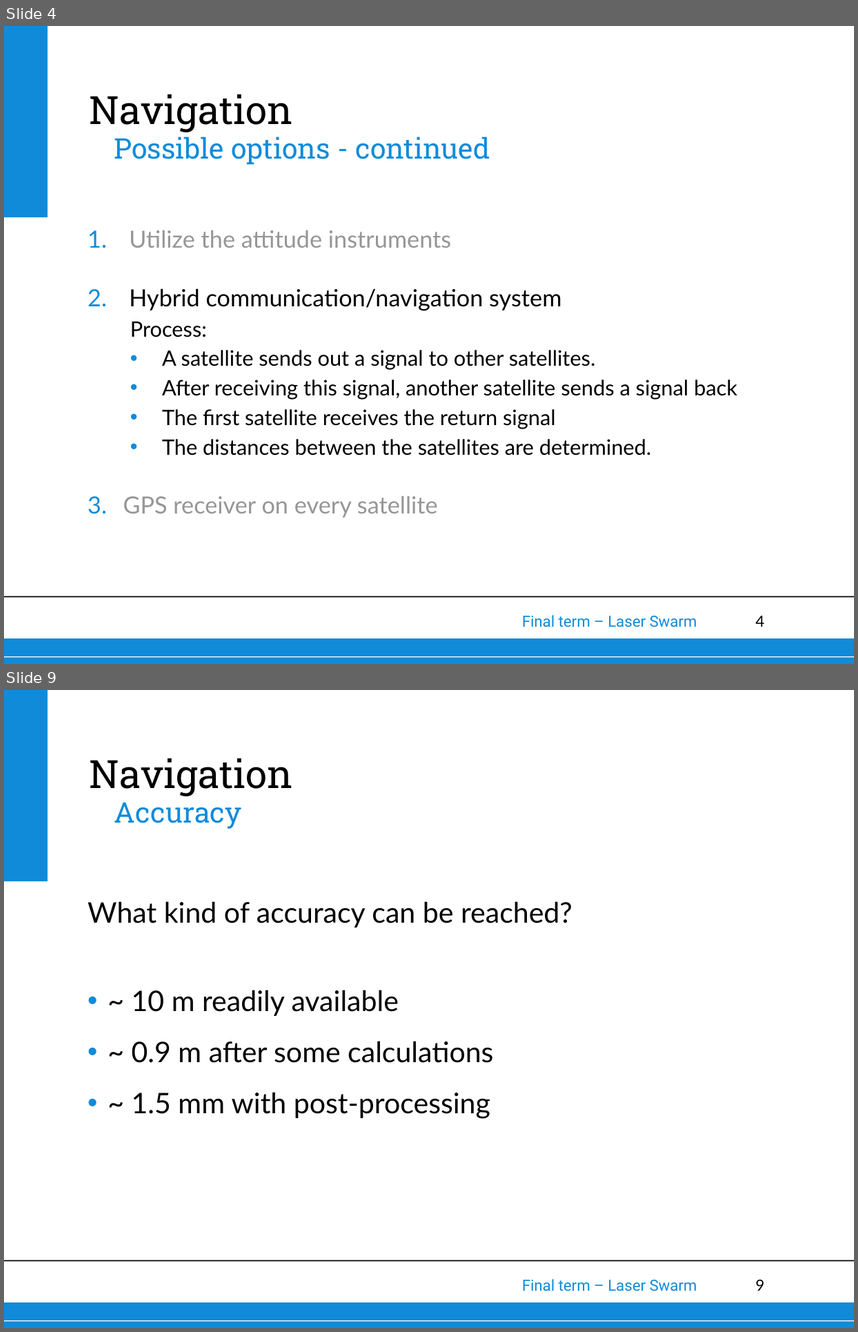
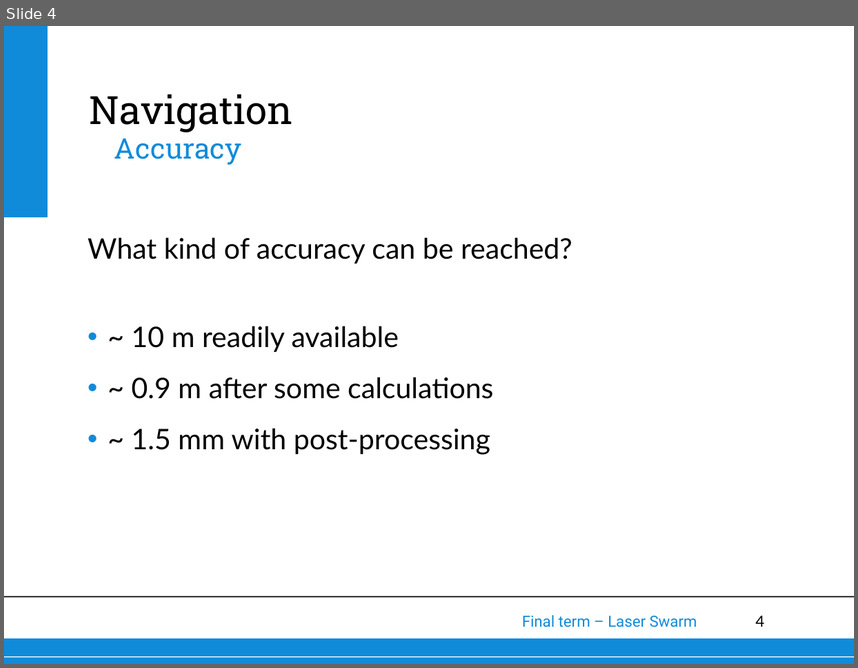
Before and after one commit to thewisenerd/laser-swarm, a slide deck: finalPresentation/subsections/Navigation.ppt. Shown one above the other, each under a label of ours: slides 4 and 9 before the commit, slide 4 after it; the slides between them are not shown. The pictures are 858x1332 and 858x668 pixels, drawn with LibreOffice and Linux fonts; fonts in the diff are those of the drawing; background and template pictures are left out. Boxes give left, top, right and bottom in pixels: in the first picture for what was removed or moved away, otherwise in the second. Text is boxed around its words. In the diff, an @@ line names an element or a change of style, - is before the commit and + after.

```diff
--- a/finalPresentation/subsections/Navigation.ppt
+++ b/finalPresentation/subsections/Navigation.ppt
@@ slide 4 removed at (4,26,854,664), background #FFFFFF; not listed: 6 template elements that a slide beside it also shows @@
@@ title removed at (90,94,293,132) @@
-Navigation
@@ text removed at (114,136,490,165) @@
-Possible options - continued
@@ text removed at (123,230,737,517) @@
-1. Utilize the attitude instruments
-2. Hybrid communication/navigation system
-  Process:
-  • A satellite sends out a signal to other satellites.
-  • After receiving this signal, another satellite sends a signal back
-  • The first satellite receives the return signal
-  • The distances between the satellites are determined.
-3. GPS receiver on every satellite
@@ what was slide 9 is now slide 4 @@
@@ page number at (755,615,764,626): text changed @@
-9
+4
```
Also in this commit, not shown: 3 slides changed, 5 other slides removed, 1 other file.
